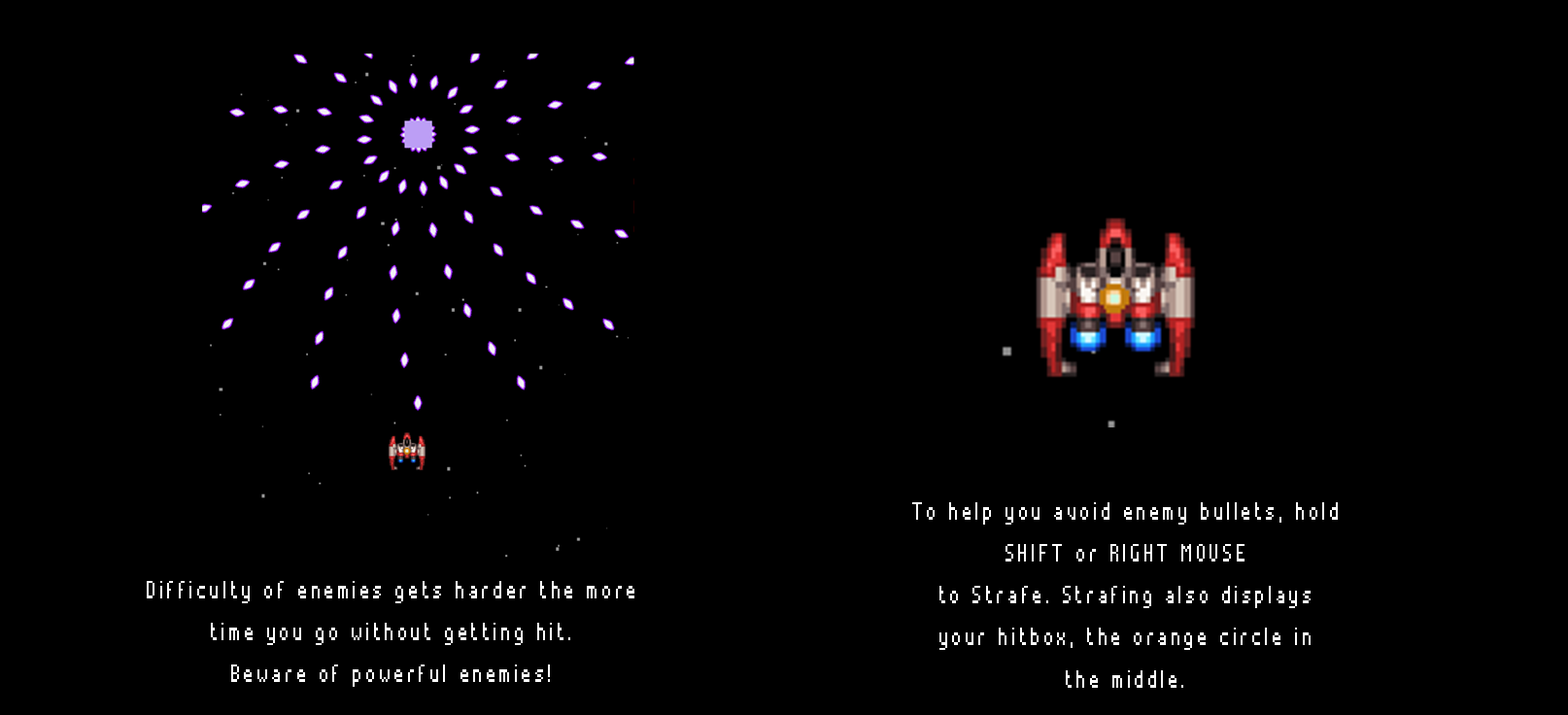
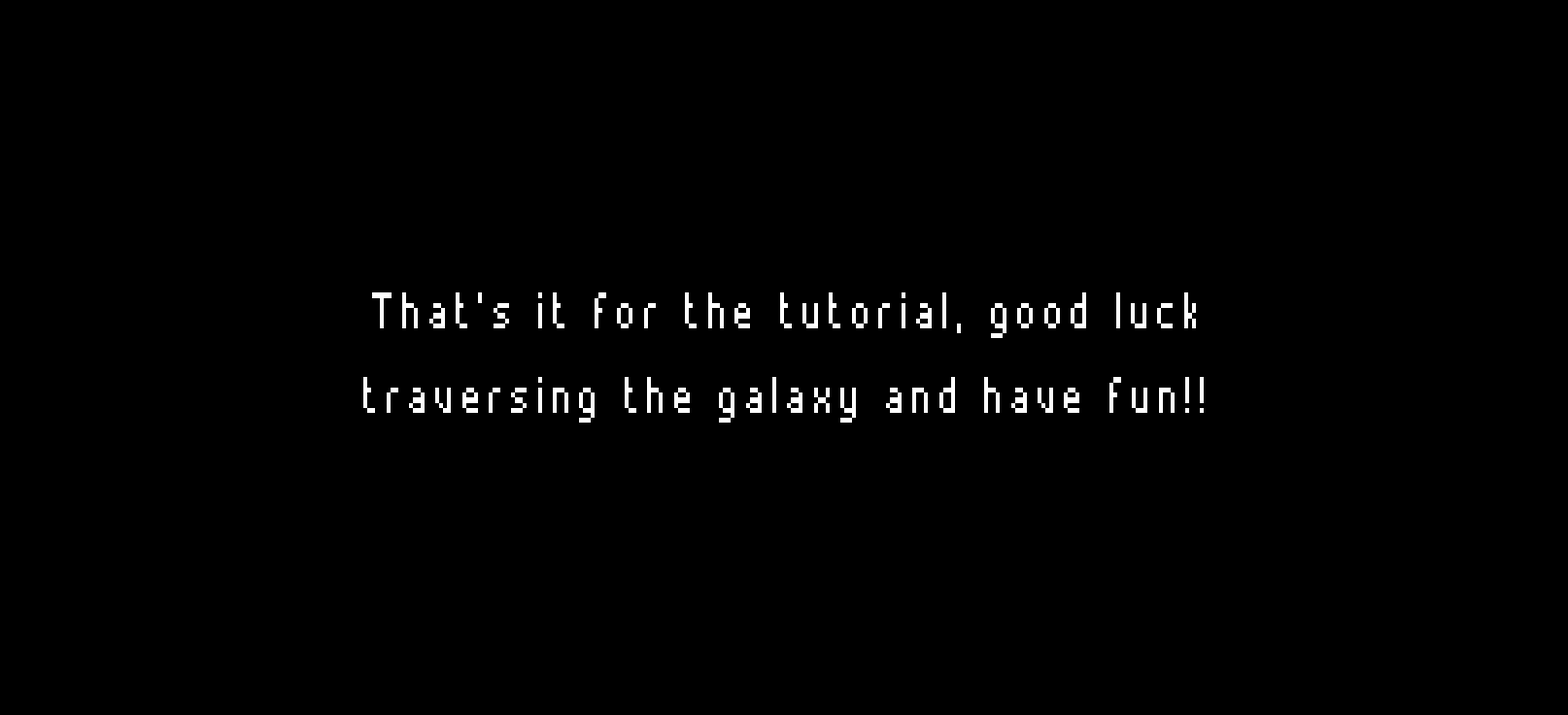
The second 1568 × 715 image is a revision of the first. Changes to its layers:
showed "That’s it for the tutorial, good luck traversing the galaxy and" over [363, 292, 1204, 423]
hid group "page 4" (4 layers) over [146, 53, 1338, 688]
